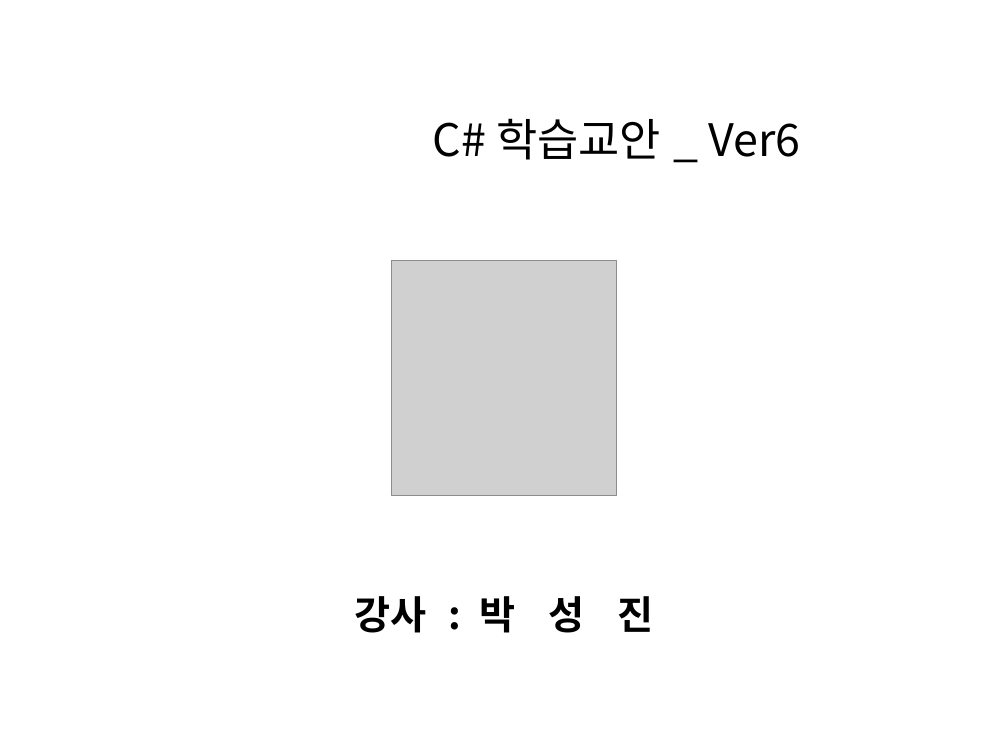
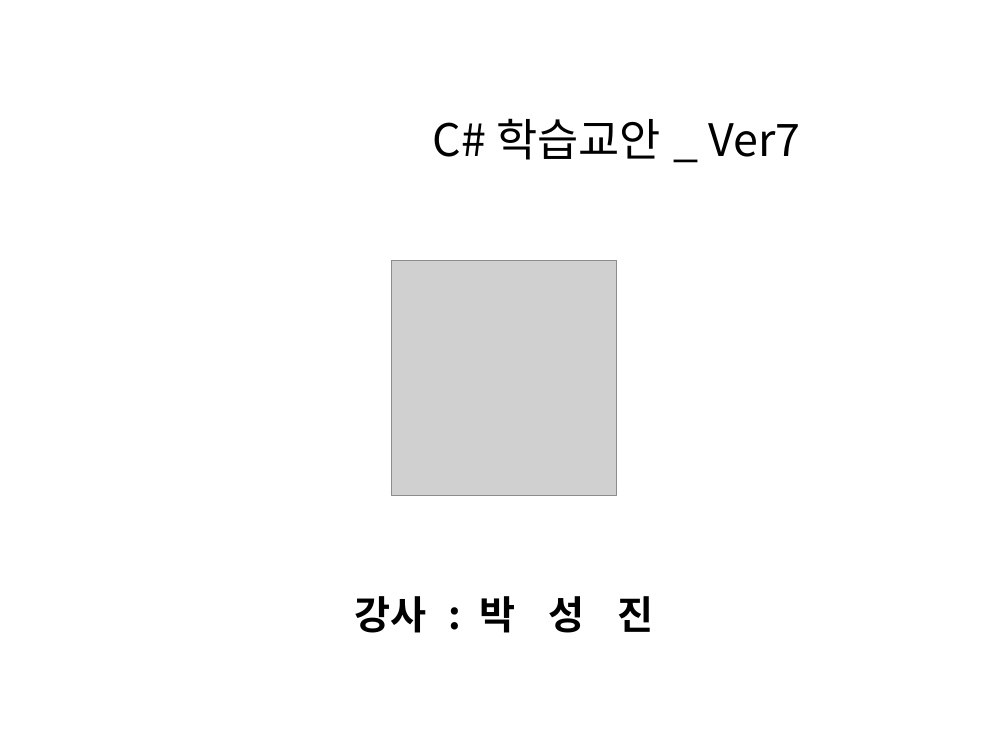
Before and after one commit to skymorning/myProject1_Java, a slide deck: slide 1 of C#학습교안.pptx. Drawn at 1008x756 pixels with LibreOffice and Linux fonts; fonts in the diff are those of the drawing; grey boxes stand for pictures. Boxes give left, top, right and bottom in pixels: in the first picture for what was removed or moved away, otherwise in the second. Text is boxed around its words. In the diff, an @@ line names an element or a change of style, - is before the commit and + after.

Commit message:
second브렌츠에만올려보기

```diff
--- a/C#학습교안.pptx
+++ b/C#학습교안.pptx
@@ text at [432, 118, 801, 160]: text changed @@
-C# 학습교안 _ Ver6
+C# 학습교안 _ Ver7
```
